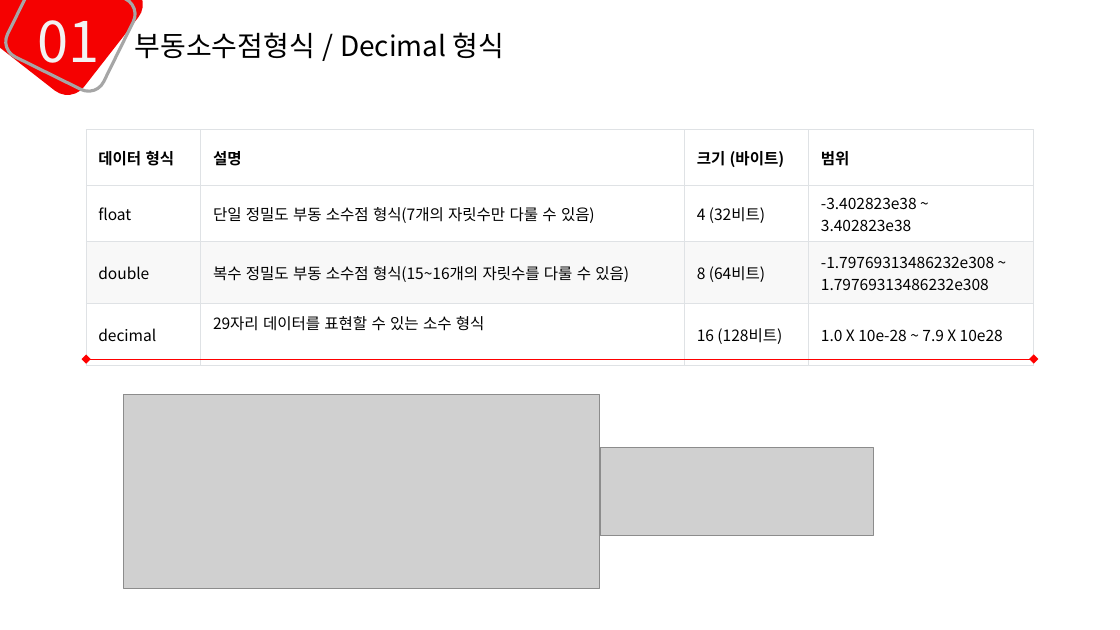
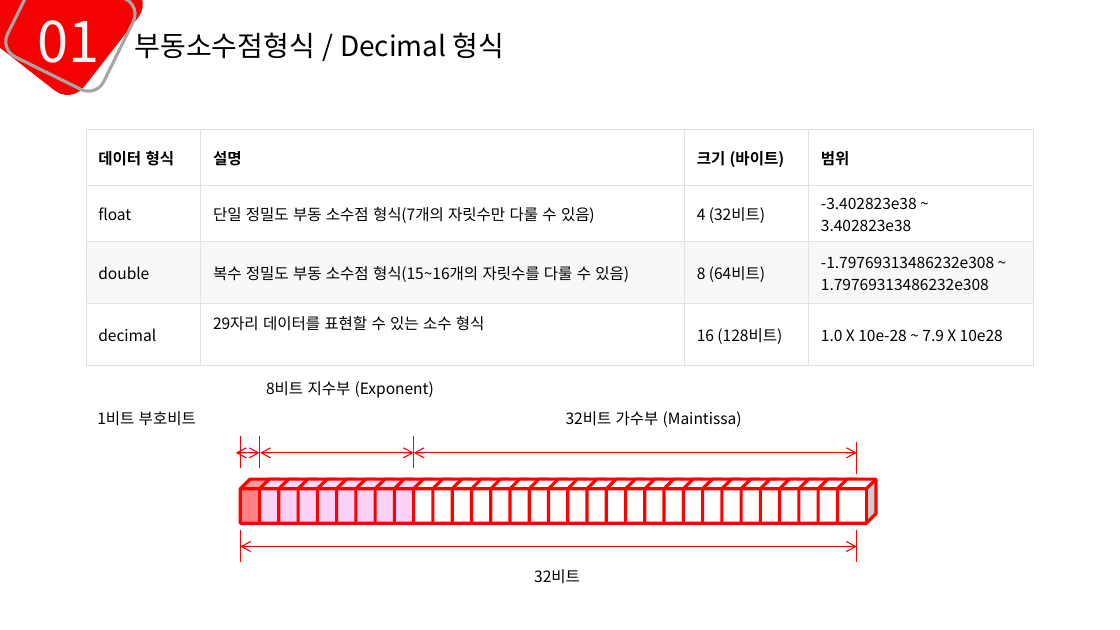
Before and after one commit to mins1119/C-, a slide deck: slide 6 of 1주차.pptx. Drawn at 1120x630 pixels with LibreOffice and Linux fonts; fonts in the diff are those of the drawing; grey boxes stand for pictures. Boxes give left, top, right and bottom in pixels: in the first picture for what was removed or moved away, otherwise in the second. Text is boxed around its words. In the diff, an @@ line names an element or a change of style, - is before the commit and + after.

```diff
--- a/1주차.pptx
+++ b/1주차.pptx
@@ double arrow removed from (1034, 360) to (86, 360) @@
@@ text added at [266,381,434,398], 10 pt, text #000000 @@
+8비트 지수부 (Exponent)
@@ text added at [97,411,196,426], 10 pt, text #000000 @@
+1비트 부호비트
@@ picture removed at [123,394,599,588] @@
@@ text added at [566,411,742,427], 10 pt, text #000000 @@
+32비트 가수부 (Maintissa)
@@ line added from (241, 437) to (241, 468), #FF0000 0.75 pt @@
@@ line added from (260, 437) to (260, 468), #FF0000 0.75 pt @@
@@ line added from (413, 437) to (413, 468), #FF0000 0.75 pt @@
@@ picture removed at [600,447,874,535] @@
@@ line added from (857, 441) to (857, 474), #FF0000 0.75 pt @@
@@ double arrow added from (236, 452) to (260, 452), #FF0000 0.75 pt @@
@@ double arrow added from (260, 452) to (413, 452), #FF0000 0.75 pt @@
@@ double arrow added from (413, 452) to (857, 452), #FF0000 0.75 pt @@
@@ group added at [241,479,876,523]: 32 cubes @@
@@ line added from (241, 530) to (241, 562), #FF0000 0.75 pt @@
@@ line added from (857, 530) to (857, 562), #FF0000 0.75 pt @@
@@ double arrow added from (241, 547) to (857, 547), #FF0000 0.75 pt @@
@@ text added at [534,569,580,584], 10 pt, text #000000 @@
+32비트
```
Also in this commit, not shown: 3 other slides changed, 1 slide added, 1 slide removed.
